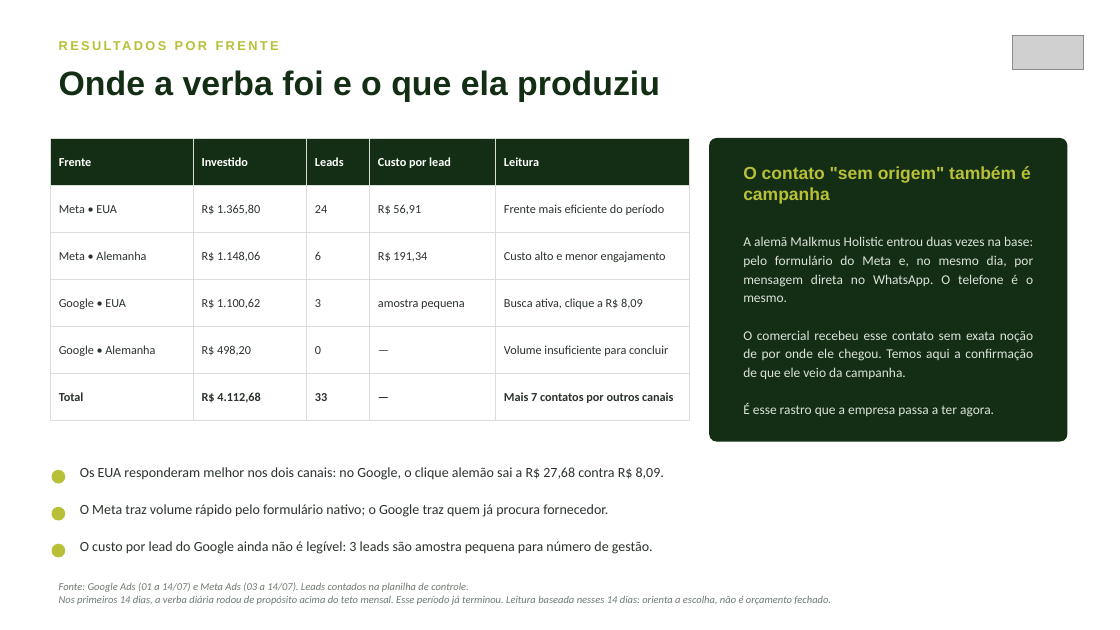
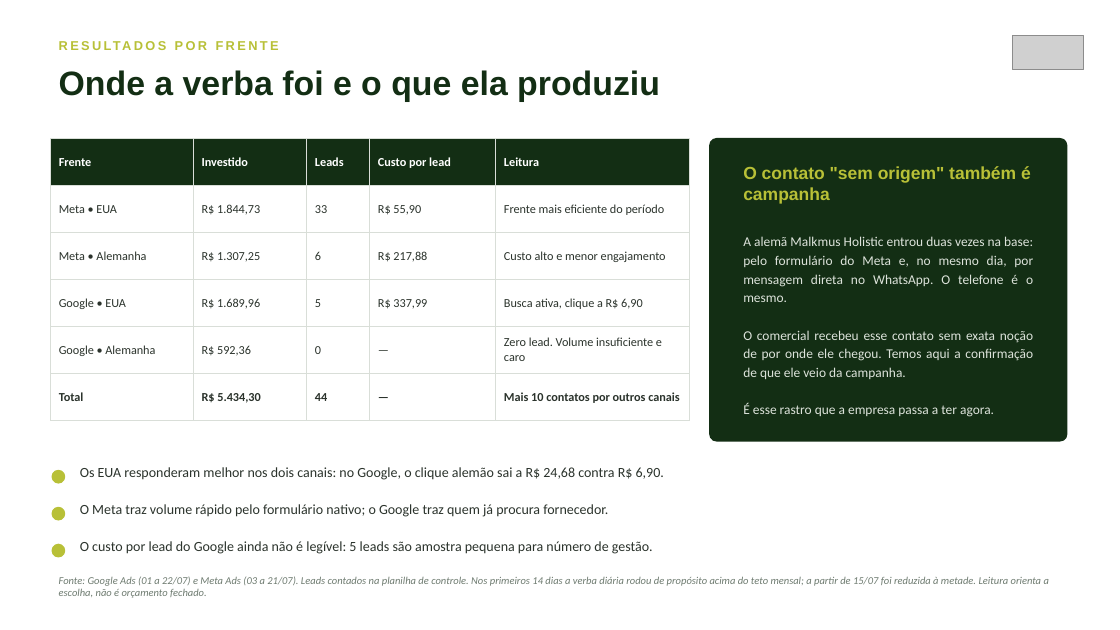
Before and after one commit to gpr25/arqOS, a slide deck: slide 4 of Triunfo do Brasil/marketing/relatorios/triunfo-resultados-julho.pptx. Drawn at 1120x630 pixels with LibreOffice and Linux fonts; fonts in the diff are those of the drawing; grey boxes stand for pictures. Boxes give left, top, right and bottom in pixels: in the first picture for what was removed or moved away, otherwise in the second. Text is boxed around its words. In the diff, an @@ line names an element or a change of style, - is before the commit and + after.

```diff
--- a/Triunfo do Brasil/marketing/relatorios/triunfo-resultados-julho.pptx
+++ b/Triunfo do Brasil/marketing/relatorios/triunfo-resultados-julho.pptx
@@ table at (50, 139, 689, 421) @@
-row 2: Meta • EUA | R$ 1.365,80 | 24 | R$ 56,91 | Frente mais eficiente do período
+row 2: Meta • EUA | R$ 1.844,73 | 33 | R$ 55,90 | Frente mais eficiente do período
-row 3, column 2: R$ 1.148,06
+row 3, column 2: R$ 1.307,25
-row 3, column 4: R$ 191,34
+row 3, column 4: R$ 217,88
-row 4: Google • EUA | R$ 1.100,62 | 3 | amostra pequena | Busca ativa, clique a R$ 8,09
+row 4: Google • EUA | R$ 1.689,96 | 5 | R$ 337,99 | Busca ativa, clique a R$ 6,90
-row 5, column 2: R$ 498,20
+row 5, column 2: R$ 592,36
-row 5, column 5: Volume insuficiente para concluir
+row 5, column 5: Zero lead. Volume insuficiente e caro
-row 6: Total | R$ 4.112,68 | 33 | — | Mais 7 contatos por outros canais
+row 6: Total | R$ 5.434,30 | 44 | — | Mais 10 contatos por outros canais
@@ text at (80, 467, 664, 480): text changed @@
-Os EUA responderam melhor nos dois canais: no Google, o clique alemão sai a R$ 27,68 contra R$ 8,09.
+Os EUA responderam melhor nos dois canais: no Google, o clique alemão sai a R$ 24,68 contra R$ 6,90.
@@ text at (80, 541, 653, 554): text changed @@
-O custo por lead do Google ainda não é legível: 3 leads são amostra pequena para número de gestão.
+O custo por lead do Google ainda não é legível: 5 leads são amostra pequena para número de gestão.
@@ text at (59, 576, 1049, 598): text changed @@
-Fonte: Google Ads (01 a 14/07) e Meta Ads (03 a 14/07). Leads contados na planilha de controle.
-Nos primeiros 14 dias, a verba diária rodou de propósito acima do teto mensal. Esse período já terminou. Leitura baseada nesses 14 dias: orienta a escolha, não é orçamento fechado.
+Fonte: Google Ads (01 a 22/07) e Meta Ads (03 a 21/07). Leads contados na planilha de controle. Nos primeiros 14 dias a verba diária rodou de propósito acima do teto mensal; a partir de 15/07 foi reduzida à metade. Leitura orienta a escolha, não é orçamento fechado.
```
Also in this commit, not shown: 6 other slides changed, 38 other files.
